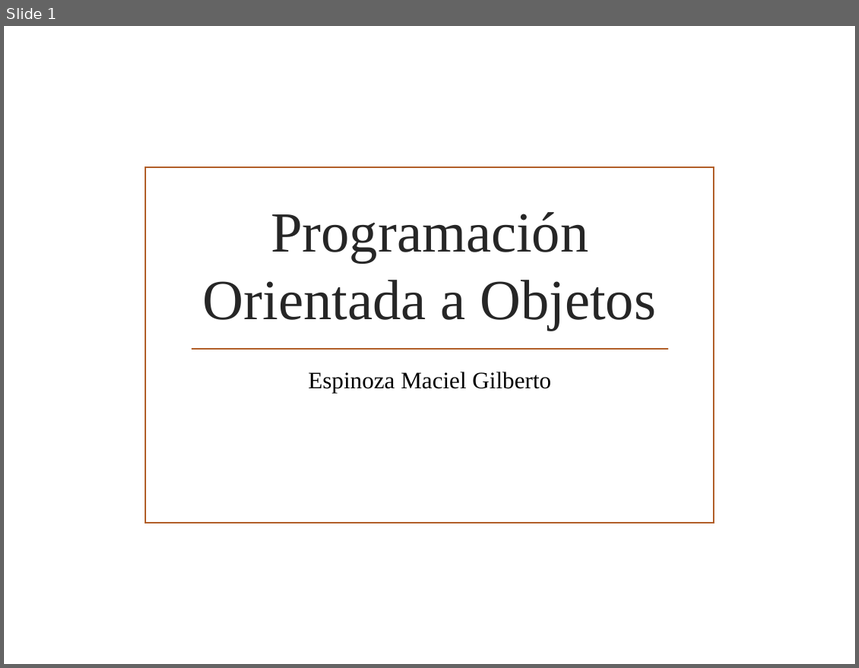
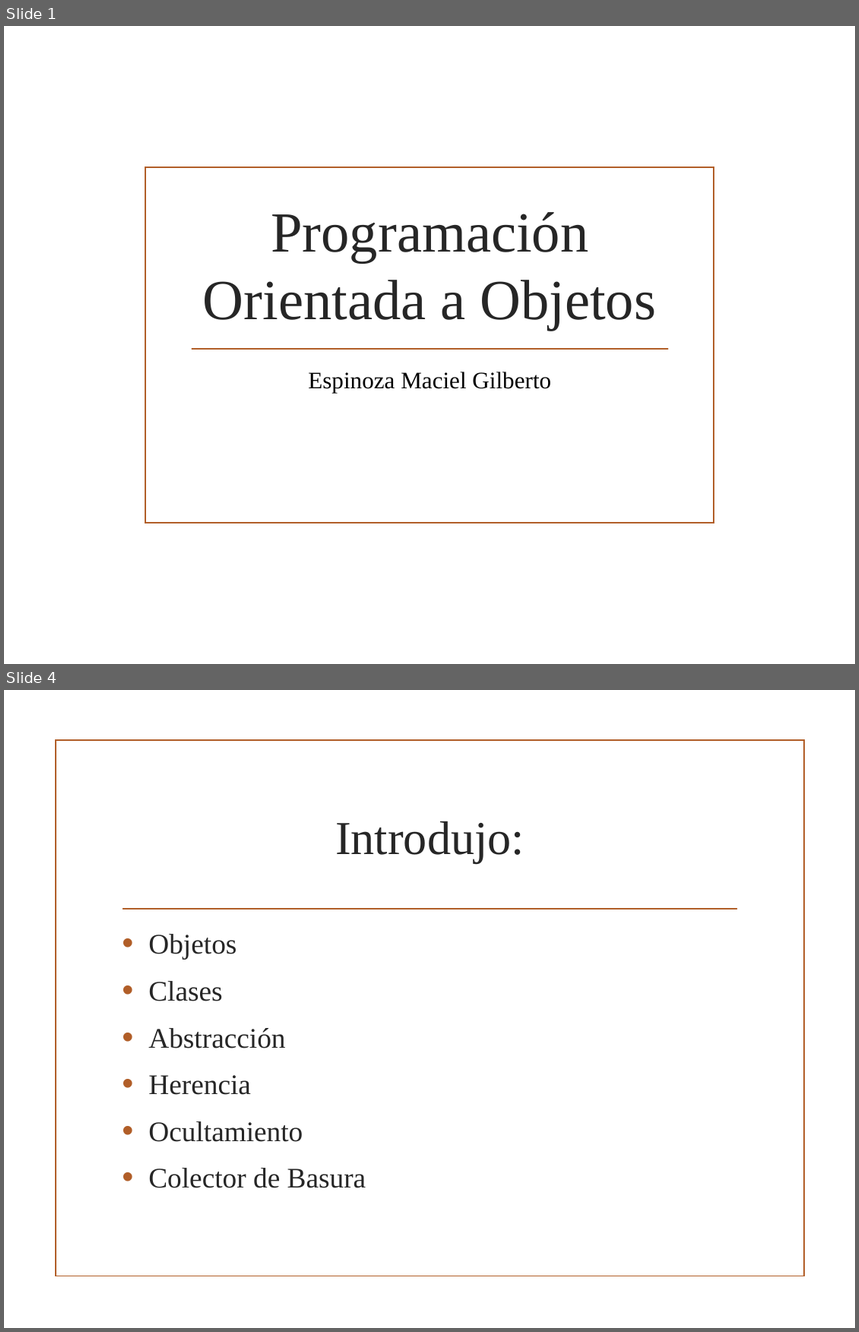
Before and after one commit to gilbertoesp/EstructurasDeDatos, a slide deck: Expos/Espinoza_ProgramaciónOrientadaObjetos.pptx. Shown one above the other, each under a label of ours: slide 1 before the commit, slides 1 and 4 after it; the slides between them are not shown. The pictures are 859x668 and 859x1332 pixels, drawn with LibreOffice and Linux fonts; fonts in the diff are those of the drawing; background and template pictures are left out. Boxes give left, top, right and bottom in pixels: in the first picture for what was removed or moved away, otherwise in the second. Text is boxed around its words. In the diff, an @@ line names an element or a change of style, - is before the commit and + after.

```diff
--- a/Expos/Espinoza_ProgramaciónOrientadaObjetos.pptx
+++ b/Expos/Espinoza_ProgramaciónOrientadaObjetos.pptx
@@ slide 4 added at <box>4,690,855,1328</box>, background picture (left out) @@
@@ rectangle added at <box>56,740,804,1277</box>, outline #B15E28 1.25 pt @@
@@ title added at <box>335,821,525,863</box>, 40 pt, text #262626 @@
+Introdujo:
@@ line added from (123, 910) to (737, 910), #B15E28 1.25 pt @@
@@ text added at <box>148,934,367,1189</box>, 24 pt, text #262626 @@
+• Objetos
+• Clases
+• Abstracción
+• Herencia
+• Ocultamiento
+• Colector de Basura
```
Also in this commit, not shown: 8 other slides added, 7 other files.
